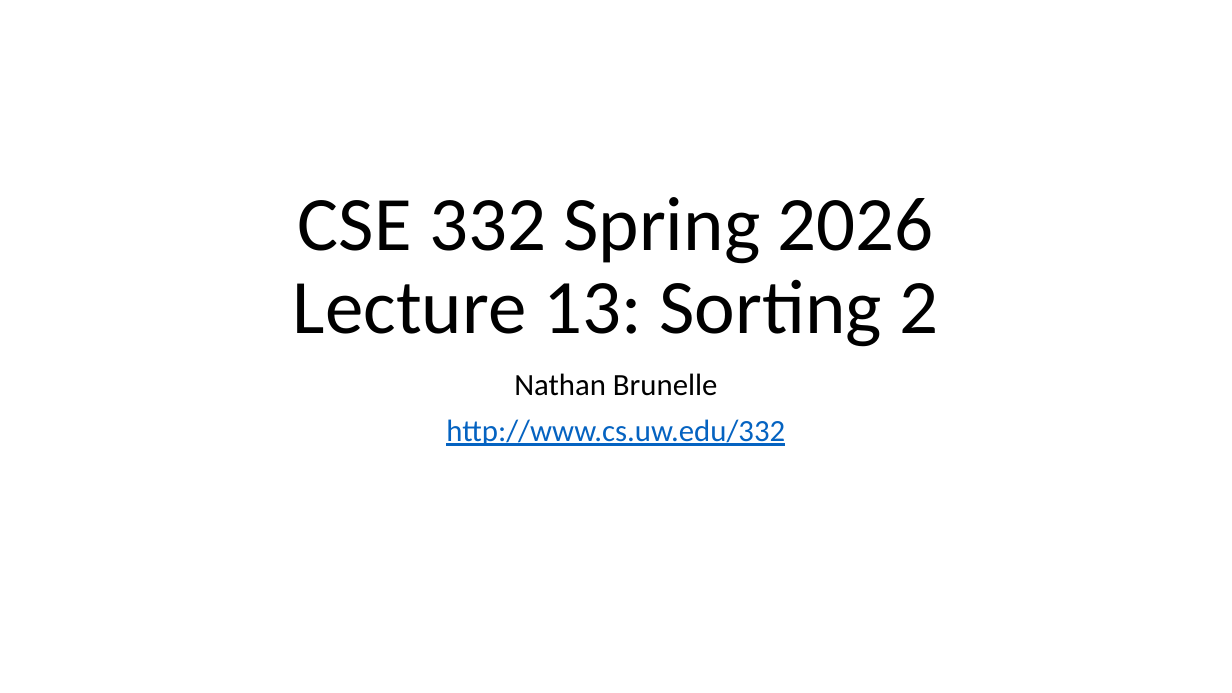
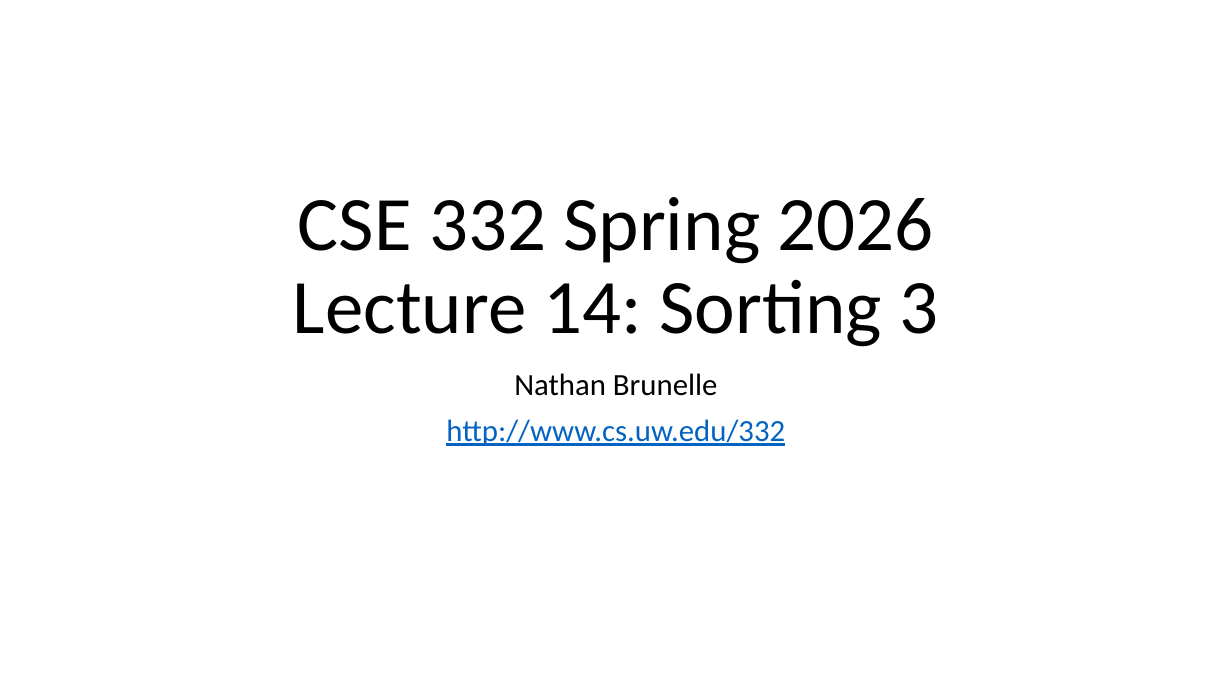
Before and after one commit to natebrunelle/cse332, a slide deck: slide 1 of markdown/files/slides/lecture14_sorting3.pptx. Drawn at 1232x693 pixels with LibreOffice and Linux fonts; fonts in the diff are those of the drawing. Boxes give left, top, right and bottom in pixels: in the first picture for what was removed or moved away, otherwise in the second. Text is boxed around its words. In the diff, an @@ line names an element or a change of style, - is before the commit and + after.

```diff
--- a/markdown/files/slides/lecture14_sorting3.pptx
+++ b/markdown/files/slides/lecture14_sorting3.pptx
@@ title at bbox=[293, 197, 938, 347]: text changed @@
-CSE 332 Spring 2026
-Lecture 13: Sorting 2
+CSE 332 Spring 2026
+Lecture 14: Sorting 3
```
Also in this commit, not shown: 5 other files.
